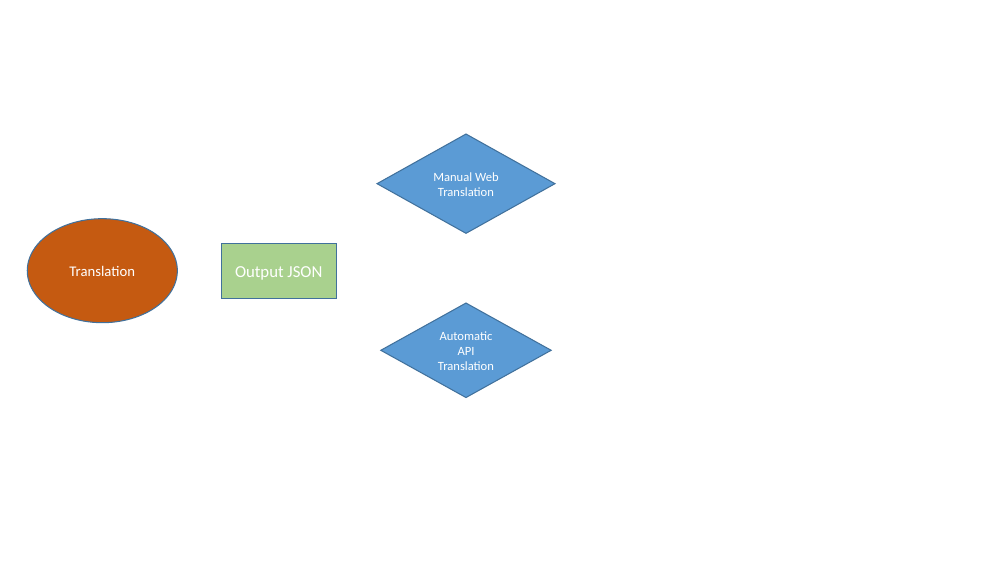
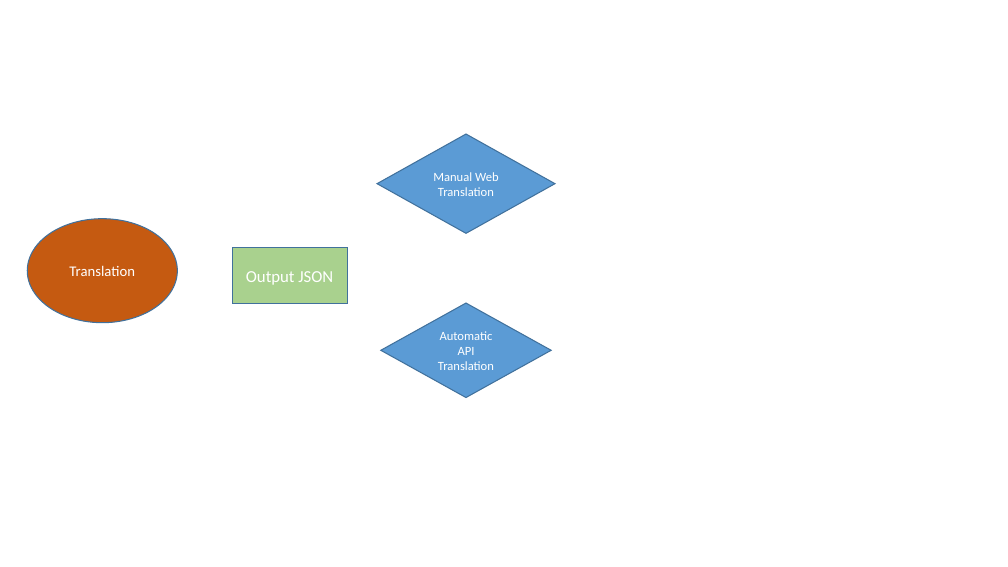
Before and after one commit to alexburley/Fixing-Twitter, a slide deck: slide 6 of Diagrams/Program Structure.odp (slide 5 before the commit). Drawn at 1008x567 pixels with LibreOffice and Linux fonts; fonts in the diff are those of the drawing. Boxes give left, top, right and bottom in pixels: in the first picture for what was removed or moved away, otherwise in the second. Text is boxed around its words. In the diff, an @@ line names an element or a change of style, - is before the commit and + after.

```diff
--- a/Diagrams/Program Structure.odp
+++ b/Diagrams/Program Structure.odp
@@ freeform shape "Output JSON": place and size @@
-freeform shape "Output JSON" at (222,243,337,299)
+freeform shape "Output JSON" at (232,248,347,303)
```
Also in this commit, not shown: 1 slide added, 5 other files.
